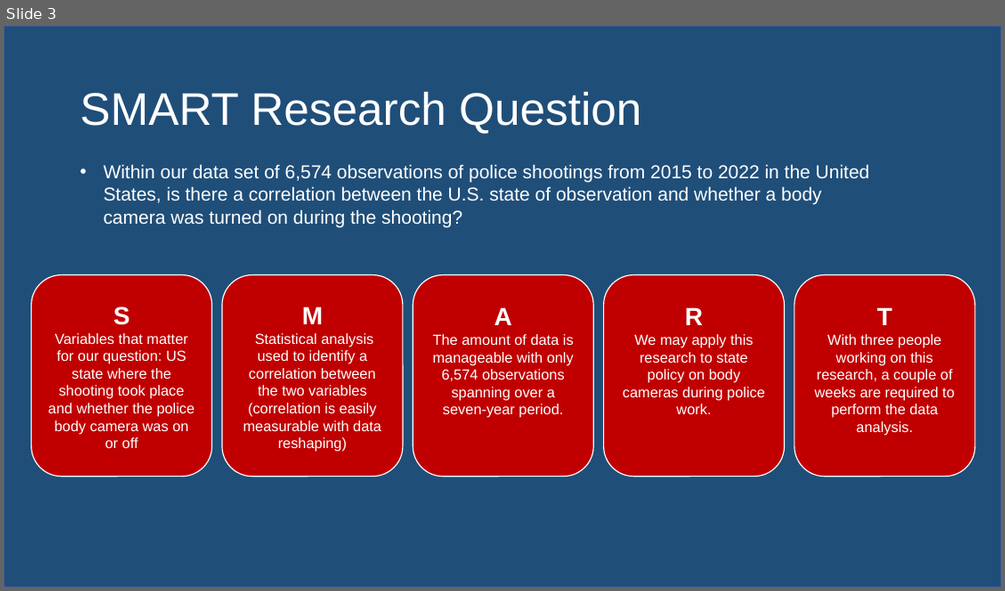
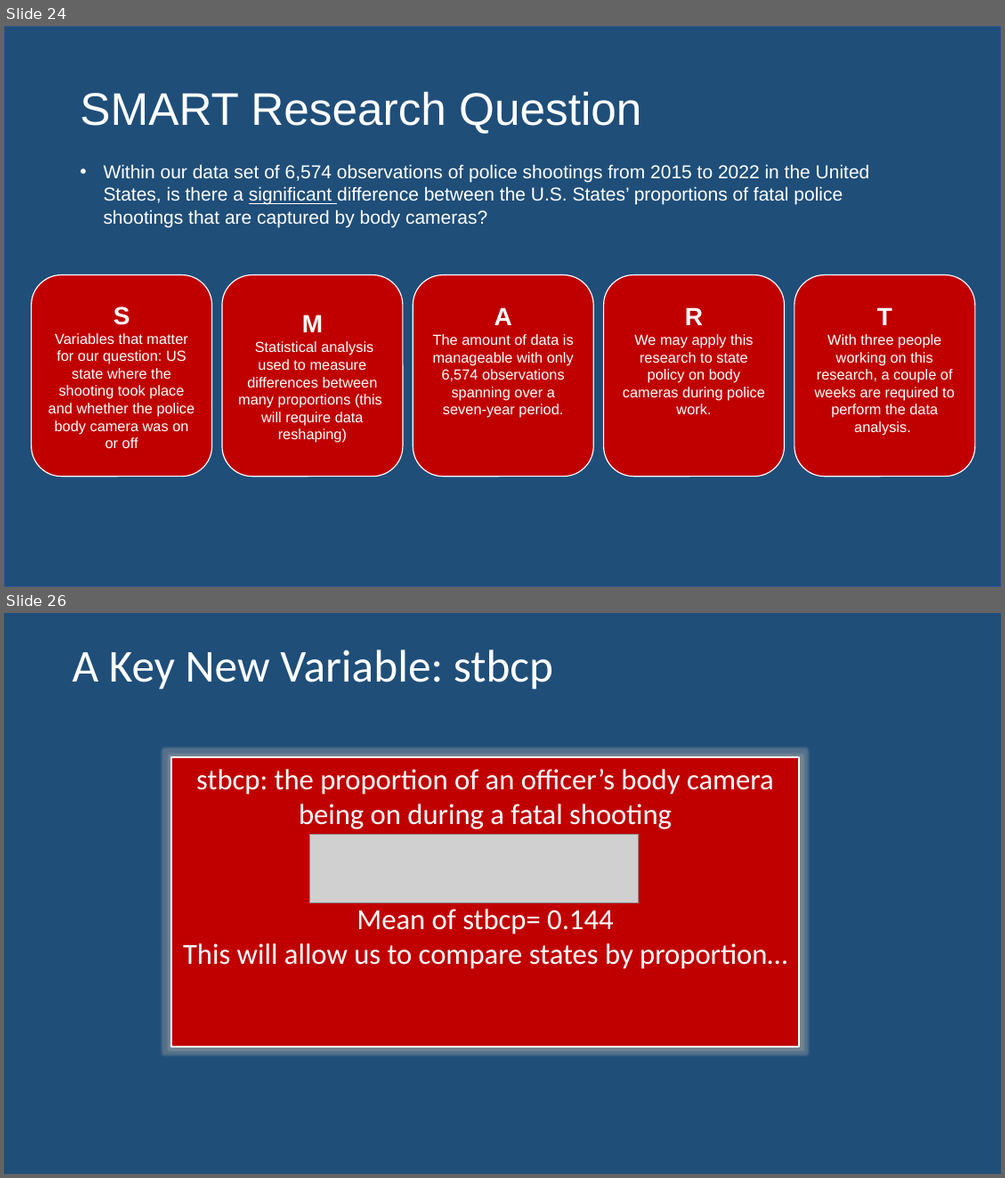
Before and after one commit to awinkhater/Dats6101_Team3, a slide deck: PPT for Intro to Data Science.pptx. Shown one above the other, each under a label of ours: slide 3 before the commit, slides 24 and 26 after it; the slides between them are not shown. The pictures are 1005x591 and 1005x1178 pixels, drawn with LibreOffice and Linux fonts; fonts in the diff are those of the drawing; grey boxes stand for pictures. Boxes give left, top, right and bottom in pixels: in the first picture for what was removed or moved away, otherwise in the second. Text is boxed around its words. In the diff, an @@ line names an element or a change of style, - is before the commit and + after.

```diff
--- a/PPT for Intro to Data Science.pptx
+++ b/PPT for Intro to Data Science.pptx
@@ slide 26 added at bbox=[4, 613, 1001, 1174], background #1F4E79 @@
@@ title added at bbox=[73, 649, 553, 690], 44 pt, text #FFFFFF @@
+A Key New Variable: stbcp
@@ rectangle added at bbox=[171, 757, 800, 1046], fill #C00000, outline #FFFFFF 2 pt, 28 pt, text #FFFFFF @@
+stbcp: the proportion of an officer’s body camera being on during a fatal shooting
+Mean of stbcp= 0.144
+This will allow us to compare states by proportion…
@@ picture added at bbox=[310, 835, 639, 903] @@
@@ what was slide 3 is now slide 24 @@
@@ slide 24 changed as well @@
@@ background #FFFFFF to #1F4E79 @@
@@ text at bbox=[104, 164, 870, 227]: text changed @@
-• Within our data set of 6,574 observations of police shootings from 2015 to 2022 in the United States, is there a correlation between the U.S. state of observation and whether a body camera was turned on during the shooting?
+• Within our data set of 6,574 observations of police shootings from 2015 to 2022 in the United States, is there a significant difference between the U.S. States’ proportions of fatal police shootings that are captured by body cameras?
@@ text in rounded rectangle at bbox=[238, 341, 382, 443]: text changed @@
-Statistical analysis used to identify a correlation between the two variables (correlation is easily measurable with data reshaping)
+Statistical analysis used to measure differences between many proportions (this will require data reshaping)
```
Also in this commit, not shown: 28 other slides added.
